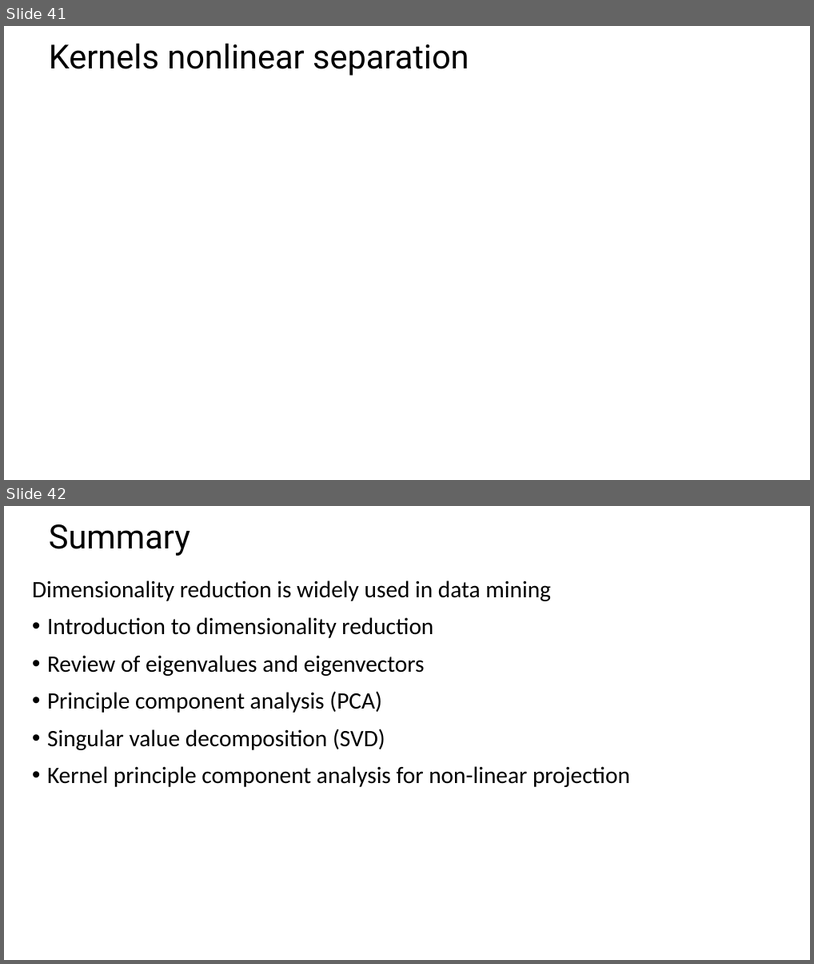
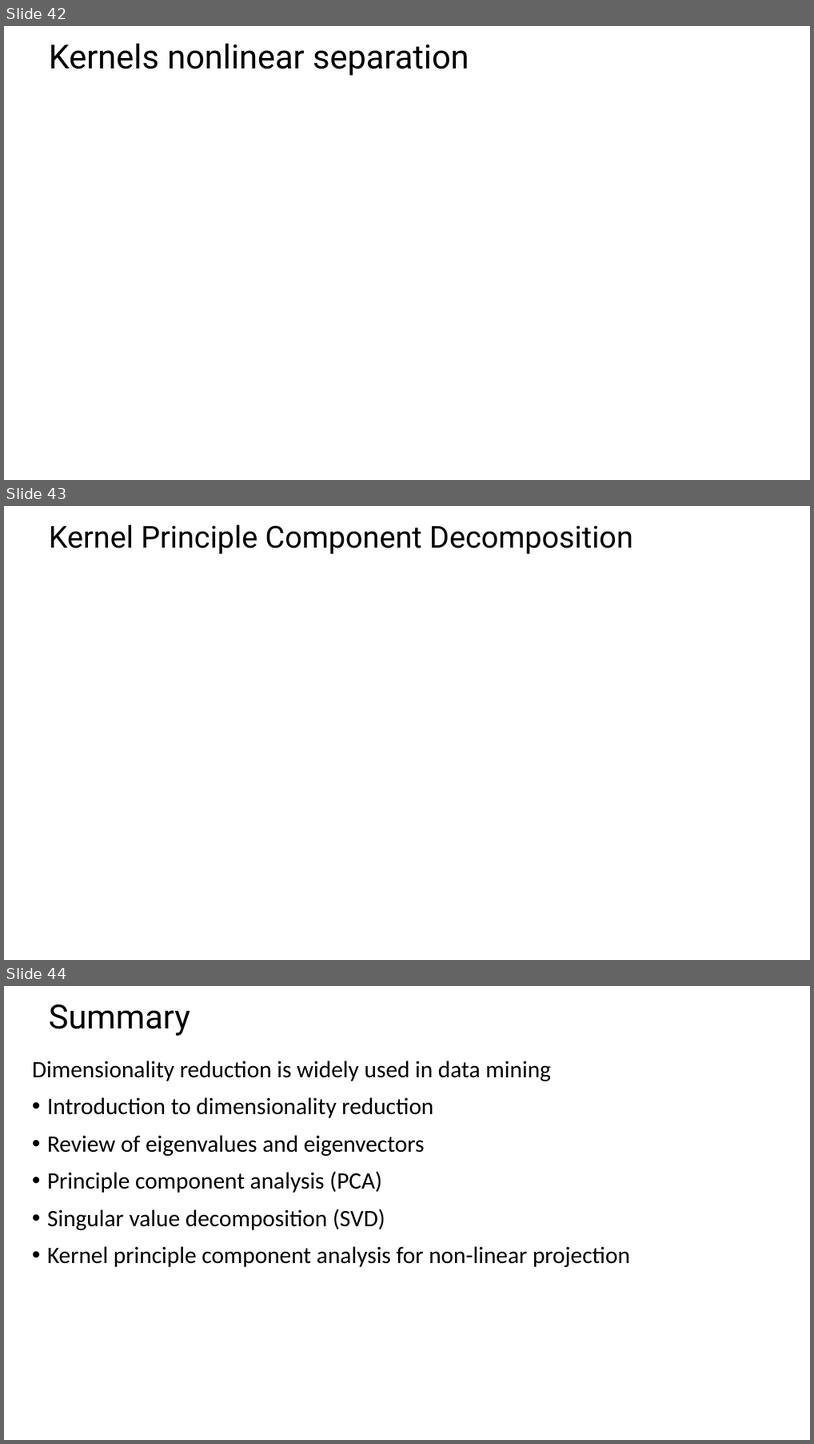
Before and after one commit to StephenElston/CSCI-E-108, a slide deck: slides/10_DimensionalityReduction_Part1.pptx. Shown one above the other, each under a label of ours: slides 41 and 42 before the commit, slides 42, 43 and 44 after it. The pictures are 814x964 and 814x1444 pixels, drawn with LibreOffice and Linux fonts; fonts in the diff are those of the drawing; grey boxes stand for pictures. Boxes give left, top, right and bottom in pixels: in the first picture for what was removed or moved away, otherwise in the second. Text is boxed around its words. In the diff, an @@ line names an element or a change of style, - is before the commit and + after.

```diff
--- a/slides/10_DimensionalityReduction_Part1.pptx
+++ b/slides/10_DimensionalityReduction_Part1.pptx
@@ slide 43 added at bbox=[4, 506, 810, 960], background #FFFFFF @@
@@ title added at bbox=[49, 524, 634, 554], 36 pt, text #000000 @@
+Kernel Principle Component Decomposition
@@ what was slide 41 is now slide 42 @@
@@ what was slide 42 is now slide 44 @@
```
Also in this commit, not shown: 2 slides changed, 1 other slide added.
